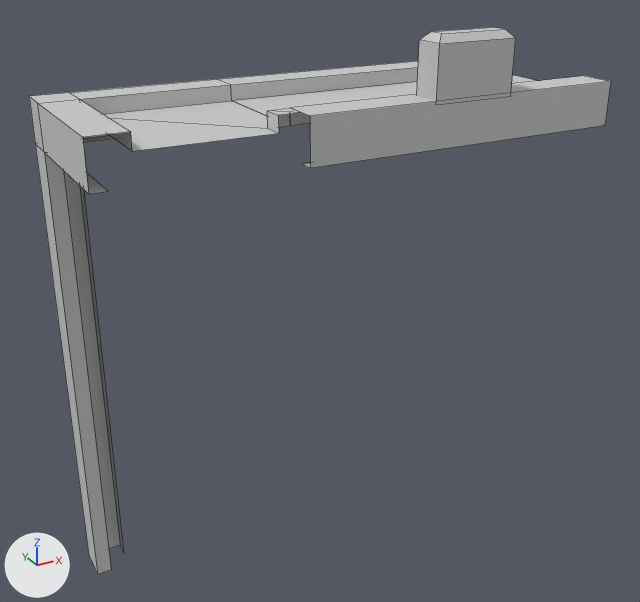
The FBX model Sources/Mijs/objects/wall_top_1.FBX as it was, and as the next commit left it.
The view is the same before and after, from a 50 mm lens placed at (-3.04, -3.9, 2.67), pointed at (-0.75, 0.26, 0.59). Every picture has the same lights, and +X, +Y and +Z are marked at lower left. Mesh edges are drawn as thin lines. Where no turn or scale is listed for an object, it has been applied to the vertices.

Objects in the first picture: 'corner', 'point', 'wall-top'.
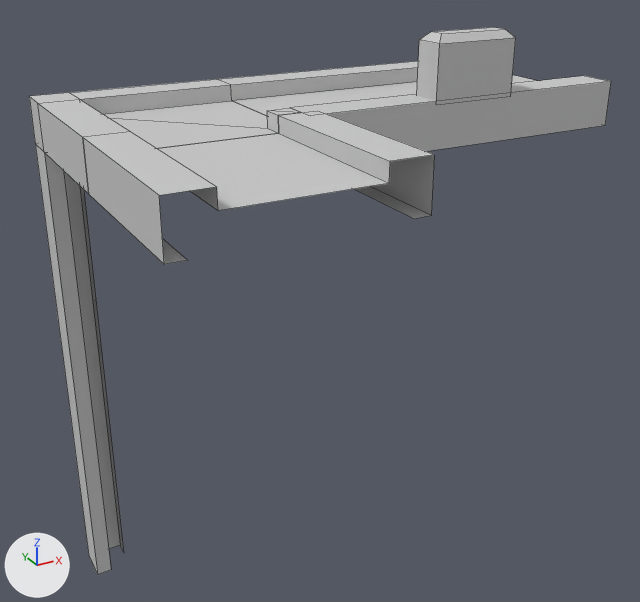
Commit message: wall fix

What changed in the scene script:
```text
Add me_mesh_003:
    me_mesh_003.from_pydata([(-0.5, 1.0, -0.13), (0.5, 1.0, -0.13), (0.372, 1.0, 0.04), (-0.372, 1.0, 0.04), (0.372, 1.0, 0.13), (-0.372, 1.0, 0.13), (-0.59, 1.0, -0.13), (-0.59, 1.0, 0.13), (0.59, 1.0, -0.13), (0.59, 1.0, 0.13), (0.372, 0.0, 0.04), (-0.372, 0.0, 0.04), (-0.5, 0.0, -0.13), (0.5, 0.0, -0.13), (-0.59, 0.0, -0.13), (-0.59, 0.0, 0.13), (0.59, 0.0, -0.13), (0.59, 0.0, 0.13), (0.372, 0.0, 0.13), (-0.372, 0.0, 0.13)], [], [(14, 15, 7, 6), (10, 18, 4, 2), (12, 14, 6, 0), (18, 17, 9, 4), (2, 3, 11, 10), (8, 9, 17, 16), (3, 5, 19, 11), (5, 7, 15, 19), (1, 8, 16, 13)])
    me_mesh_003.materials.append(mat_01___default)  # light grey #cacaca
Add ob_wall_top001:
    ob_wall_top001 = bpy.data.objects.new('wall-top001', me_mesh_003)
    ob_wall_top001.location = (-1.5, -1.0, 1.63)
```

Changed parts and their boxes (x1, y1, x2, y2) in the pictures (640 x 602 px):
'wall-top001', added
    after: (83, 111, 435, 264)
